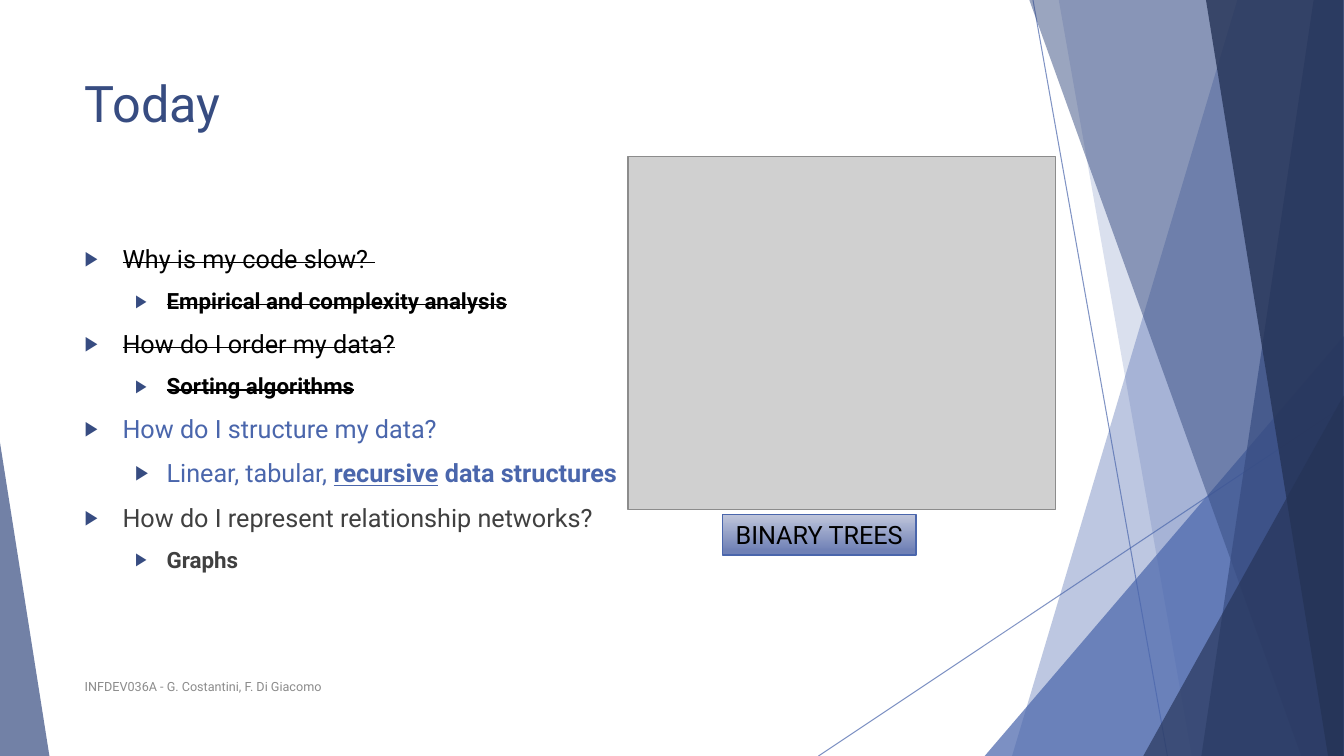
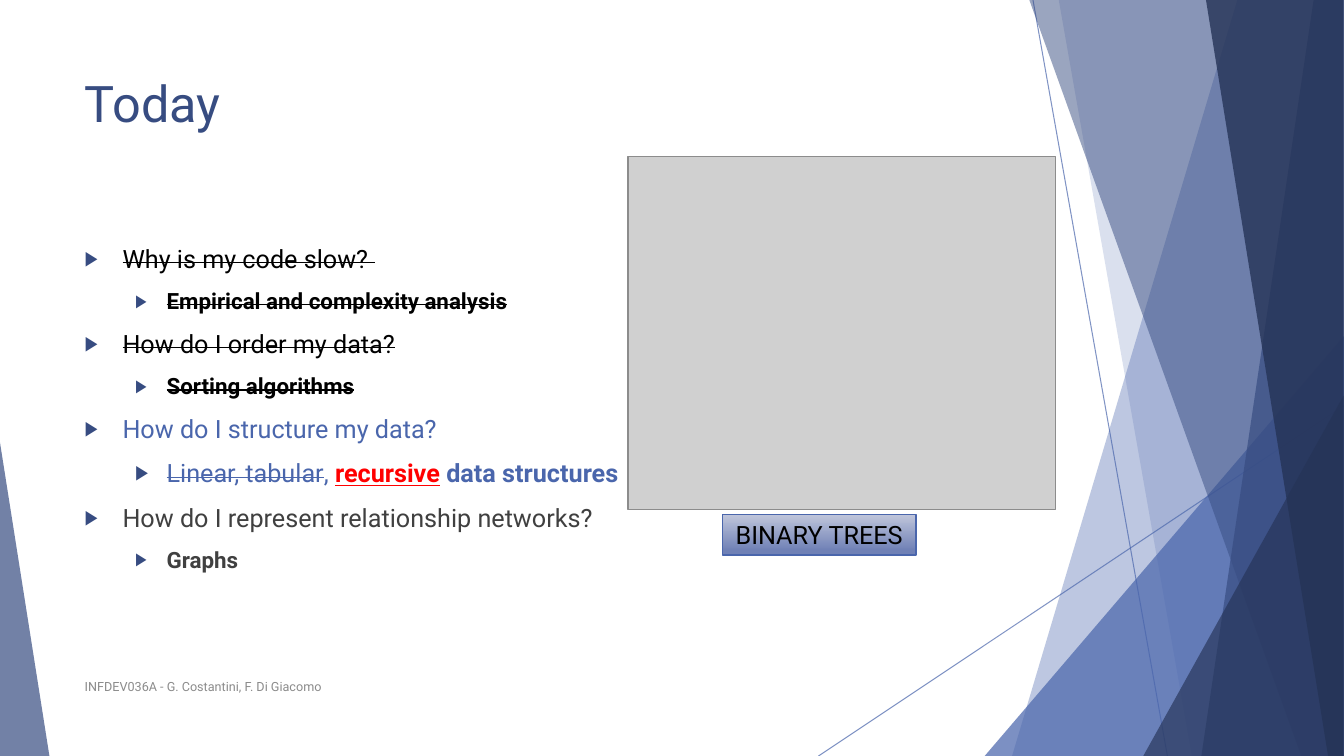
Before and after one commit to FurkanAndac/Development-6A, a slide deck: slide 3 of Lesson slides/Unit 4 - Binary trees.pptx (slide 2 before the commit). Drawn at 1344x756 pixels with LibreOffice and Linux fonts; fonts in the diff are those of the drawing; grey boxes stand for pictures. Boxes give left, top, right and bottom in pixels: in the first picture for what was removed or moved away, otherwise in the second. Text is boxed around its words. In the diff, an @@ line names an element or a change of style, - is before the commit and + after.

```diff
--- a/Lesson slides/Unit 4 - Binary trees.pptx
+++ b/Lesson slides/Unit 4 - Binary trees.pptx
@@ text at (167,463,618,486): text colour #4A66AC to #FF0000 in "recursive"; strikethrough on in "Linear, tabular," @@
```
Also in this commit, not shown: 5 other slides changed, 1 slide added, 1 other file.
